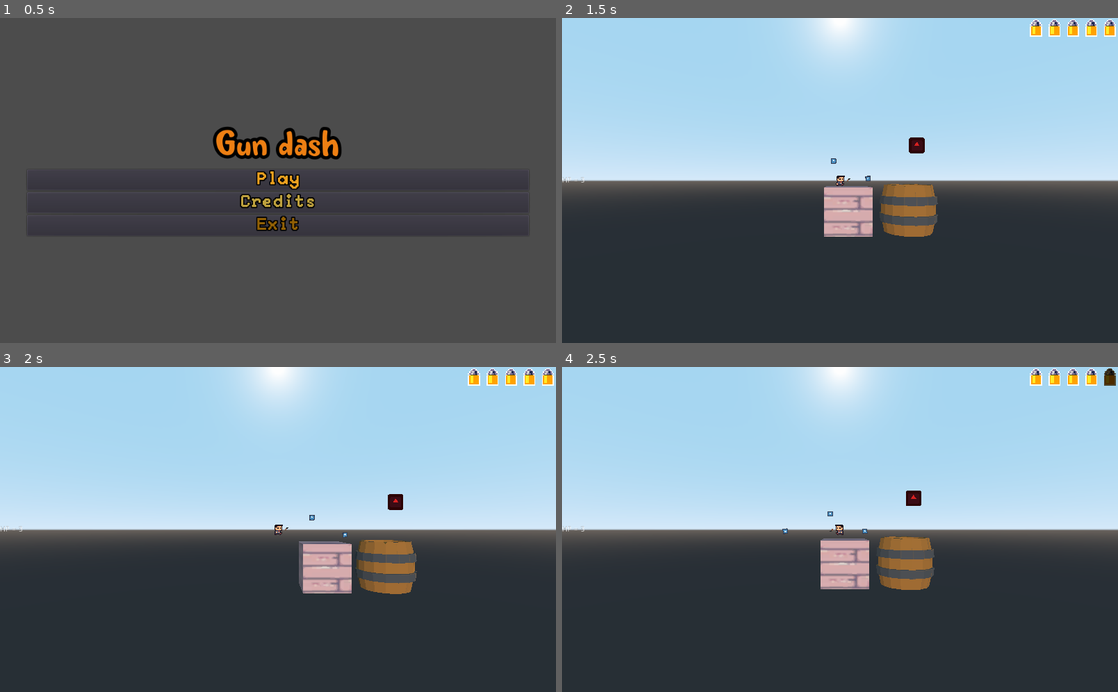
Above: before the commit, frames 1-4 (two rows, left to right).
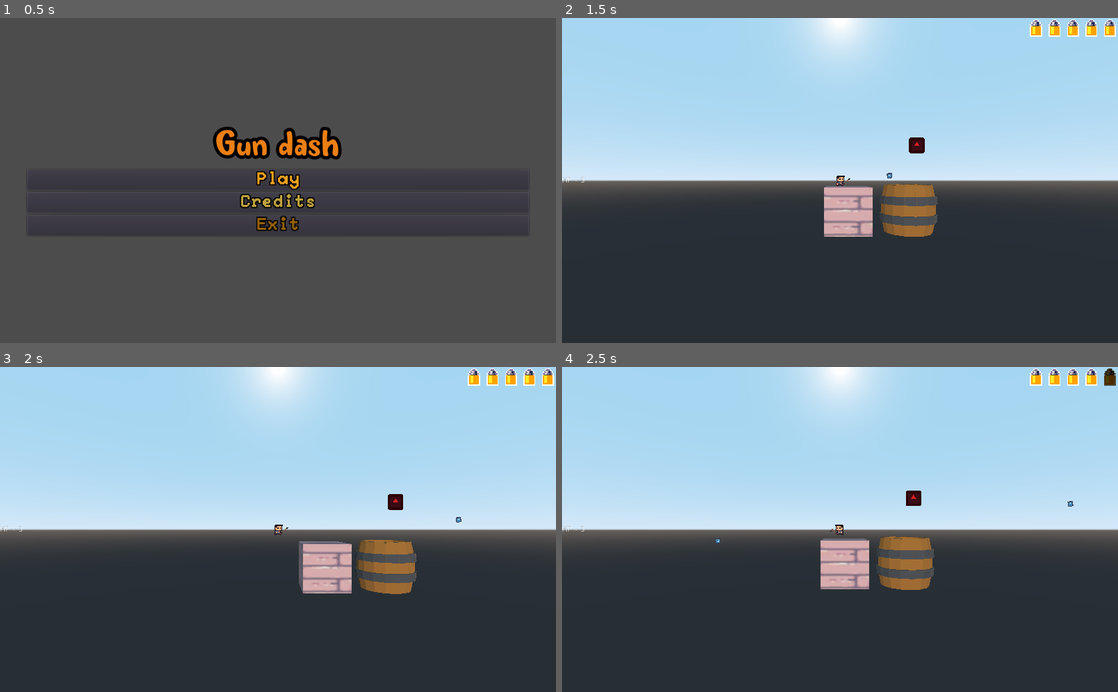
Above: after the commit, the same moments.

Repository: malva28/gun_dash_game
Game: Godot game, scene res://scenes/ui/main_menu.tscn
Two runs of this game, one before a commit and one after it. Both use one fixed random seed, a clock stepped at 60 frames per second and the inputs below. The engine's default icon, where the game draws it, is replaced by a stand-in: a white triangle on a blue panel in a dark square.
Inputs (mouse positions are in pixels of both pictures, inside the frame that each line leads up to):
- Up to frame 1 (0.5 s): no input
- Up to frame 2 (1.5 s): click "Play" at 0.5 s; move the mouse to (962, 164) at 1.27 s; hold D (move_right) from 1.28 s (still down); click (962, 164) at 1.35 s
- Up to frame 3 (2 s): keep holding D (move_right); tap Space (jump) at 1.52 s
- Up to frame 4 (2.5 s): move the mouse to (728, 545) at 2.02 s; release D (move_right) at 2.03 s; hold A (move_left) from 2.03 s (still down); click (728, 545) at 2.1 s; tap Space (jump) at 2.27 s

Frame 1 is identical in both runs. In frame 2, less than 0.1% of the frame differs, in the area x 48-60%, y 43-51%; in frame 3, less than 0.1%; in frame 4, less than 0.1%, in the area x 27-92%, y 41-55%.
Error before the commit: Parse Error: The method "angle_to" isn't declared in the current class. (res://scenes/bullet.gd:30)

Commit message:
bullet bounce y destroy ready

Diff:
--- a/scenes/bullet.gd
+++ b/scenes/bullet.gd
@@ -1,8 +1,9 @@
-extends Area
+extends KinematicBody
 
 #var velocity = Vector3()
 var SPEED = 8
-
+var Velocity = Vector3()
+var collision_info = null
 
 # Declare member variables here. Examples:
 # var a = 2
@@ -14,19 +15,25 @@
 	connect("body_entered", self, "_on_body_entered")
 
 func _physics_process(delta):
-	#var collision_info = move_and_collide(velocity.normalized()*delta*speed)
+	collision_info = move_and_collide(Velocity.normalized()*SPEED)
+	if collision_info!=null:
+		var collider = collision_info.collider
+		var layer = null
+		if collider.has_method("get_collision_layer"):
+			layer = collider.get_collision_layer()
+		if layer == 1:
+			queue_free()
+		elif layer == 8:
+			var x = transform.origin
+			transform = transform.rotated(Vector3(0,0,1),-transform.basis.x.angle_to(collision_info.normal))
+			transform.origin = x
+
 	translation += SPEED * transform.basis.x * delta
 
 
 func _on_body_entered(body):
 	var layer = body.get_collision_layer()
-	print(layer>>3)
 	if layer == 1:
 		queue_free()
 	elif layer == 8:
-		print(body.transform.origin)
-		var direction = (transform.origin - body.transform.origin).normalized()
-		#var angle = direction.angle()
-		self.rotation = angle_to(direction)
-		#
-		#translation  += direction * SPEED *  2
+		print("shoot!")
--- a/scenes/bullet.tscn
+++ b/scenes/bullet.tscn
@@ -4,15 +4,15 @@
 [ext_resource path="res://scenes/bullet.gd" type="Script" id=2]
 
 [sub_resource type="BoxShape" id=1]
-extents = Vector3( 0.2, 0.179991, 0.11864 )
+extents = Vector3( 0.208049, 0.128782, 0.144699 )
 
-[node name="Bullet" type="Area"]
+[node name="Bullet" type="KinematicBody"]
 collision_layer = 16
 collision_mask = 15
 script = ExtResource( 2 )
 
 [node name="CollisionShape" type="CollisionShape" parent="."]
-transform = Transform( 0.5, 0, 0, 0, 0.5, 0, 0, 0, 0.5, 0, 0, 0.000691533 )
+transform = Transform( -2.18557e-08, 0, 0.5, 0, 0.5, 0, -0.5, 0, -2.18557e-08, 6.01411e-05, 0, 0.00908011 )
 shape = SubResource( 1 )
 
 [node name="Sprite3D" type="Sprite3D" parent="."]
--- a/scenes/main.tscn
+++ b/scenes/main.tscn
@@ -1,9 +1,8 @@
-[gd_scene load_steps=9 format=2]
+[gd_scene load_steps=8 format=2]
 
 [ext_resource path="res://scenes/main_chara.tscn" type="PackedScene" id=1]
 [ext_resource path="res://assets/14-TileSets/tile_2.png" type="Texture" id=2]
 [ext_resource path="res://scenes/barrel.tscn" type="PackedScene" id=3]
-[ext_resource path="res://scenes/bullet.tscn" type="PackedScene" id=4]
 [ext_resource path="res://scenes/enemy1.tscn" type="PackedScene" id=5]
 
 [sub_resource type="BoxShape" id=1]
@@ -37,9 +36,6 @@
 [node name="barrel" parent="." instance=ExtResource( 3 )]
 transform = Transform( 1, 0, 0, 0, 1, 0, 0, 0, 1, 1.91724, -2.02237, -3.68901 )
 
-[node name="Bullet" parent="." instance=ExtResource( 4 )]
-transform = Transform( 1, 0, 0, 0, 1, 0, 0, 0, 1, -1.24741, -0.0278173, -3.36066 )
-
 [node name="enemy1" parent="." instance=ExtResource( 5 )]
 transform = Transform( 1, 0, 0, 0, 1, 0, 0, 0, 1, 2.18572, 0.608574, -3.27984 )
 
--- a/scenes/main_chara.gd
+++ b/scenes/main_chara.gd
@@ -109,7 +109,6 @@
 func _disparo():
 	var bullet = Bullet.instance()
 	get_parent().add_child(bullet)
-	print(bullet_spawn.transform)
 	bullet.global_transform = bullet_spawn.get_global_transform()
 	#bullet.velocity = get_viewport().get_mouse_position() - bullet.position
 
